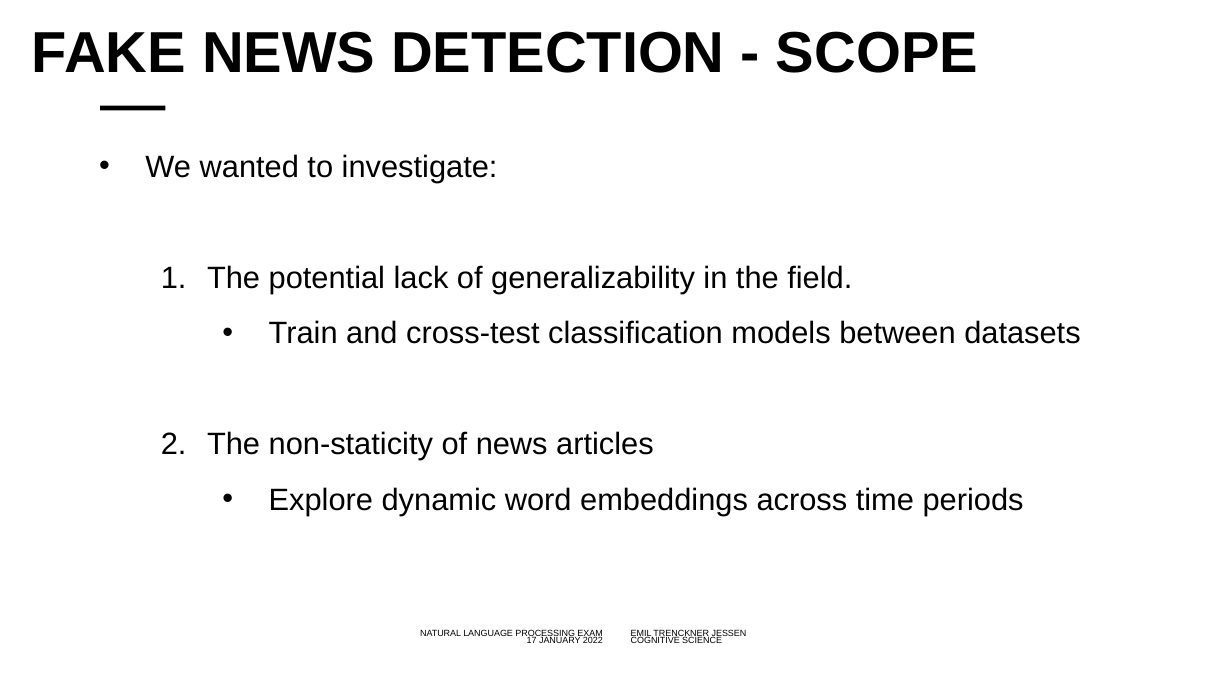
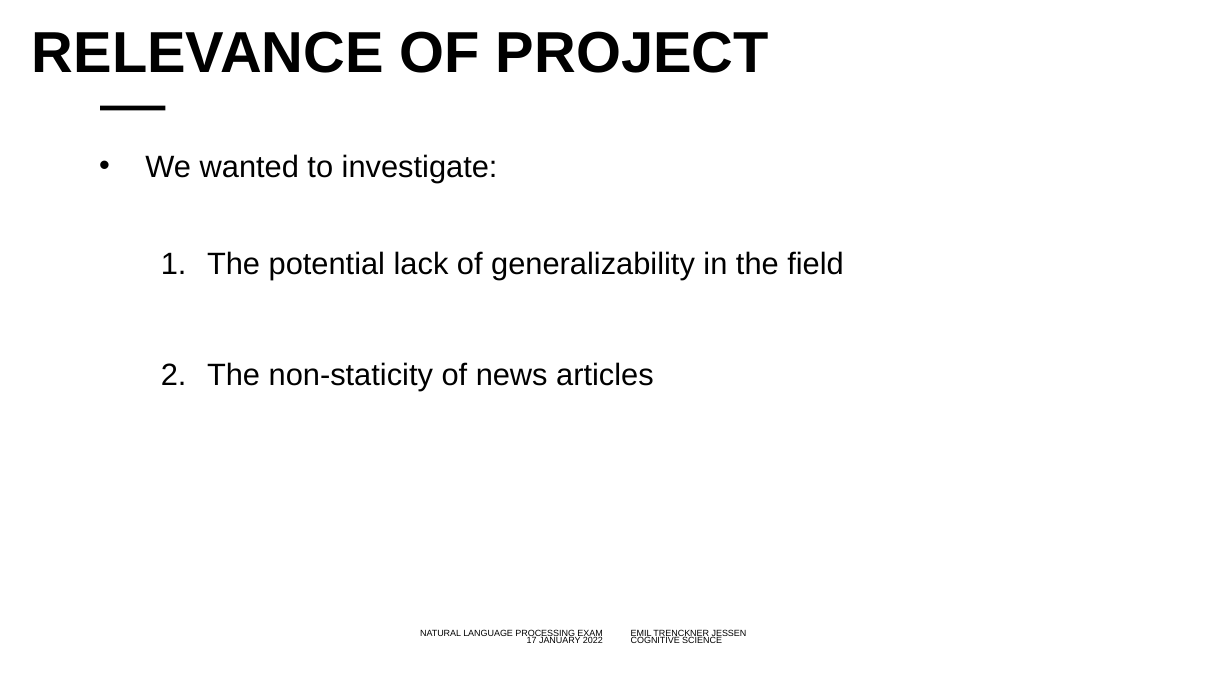
Before and after one commit to emiltj/NLP_oral_backup, a slide deck: slide 9 of Oral presentation/NLP.pptx (slide 11 before the commit). Drawn at 1232x693 pixels with LibreOffice and Linux fonts; fonts in the diff are those of the drawing; background and template pictures are left out. Boxes give left, top, right and bottom in pixels: in the first picture for what was removed or moved away, otherwise in the second. Text is boxed around its words. In the diff, an @@ line names an element or a change of style, - is before the commit and + after.

```diff
--- a/Oral presentation/NLP.pptx
+++ b/Oral presentation/NLP.pptx
@@ title at <box>32,31,769,73</box>: text changed @@
-FAKE NEWS DETECTION - SCOPE
+RELEVANCE OF PROJECT
@@ text at <box>207,251,843,280</box>: text changed @@
-  1. The potential lack of generalizability in the field.
-    • Train and cross-test classification models between datasets
+  1. The potential lack of generalizability in the field
@@ text at <box>269,487,1024,515</box>: paragraph removed @@
-    • Explore dynamic word embeddings across time periods
```
Also in this commit, not shown: 12 other slides changed, 14 slides added, 10 slides removed, 6 other files.
